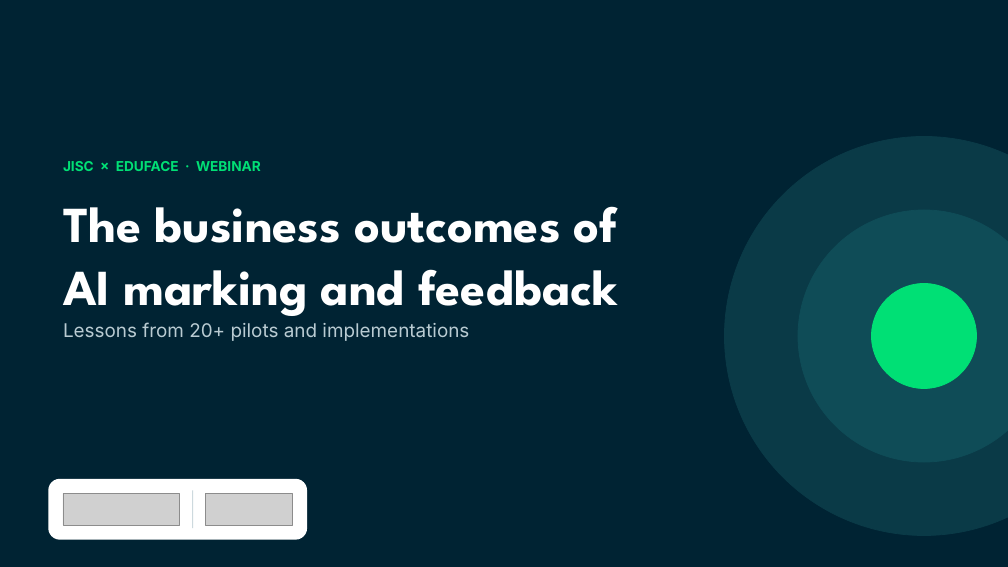
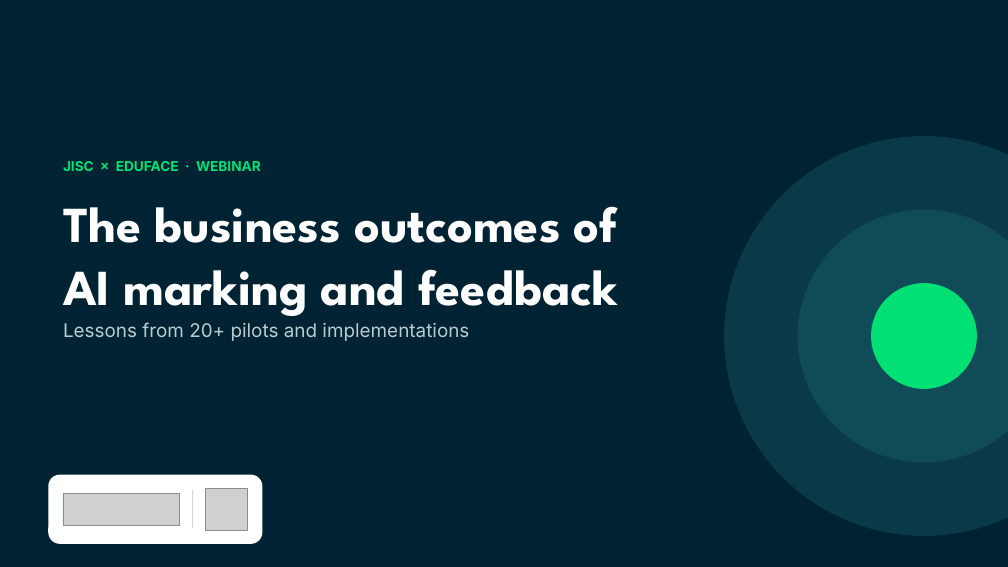
Before and after one commit to Dante-Eduface/Claude, a slide deck: slide 1 of GTM/Event manager/jisc-webinar/deck/jisc-webinar-bewerkbaar.pptx. Drawn at 1008x567 pixels with LibreOffice and Linux fonts; fonts in the diff are those of the drawing; grey boxes stand for pictures. Boxes give left, top, right and bottom in pixels: in the first picture for what was removed or moved away, otherwise in the second. Text is boxed around its words. In the diff, an @@ line names an element or a change of style, - is before the commit and + after.

```diff
--- a/GTM/Event manager/jisc-webinar/deck/jisc-webinar-bewerkbaar.pptx
+++ b/GTM/Event manager/jisc-webinar/deck/jisc-webinar-bewerkbaar.pptx
@@ rounded rectangle resized from (x1=48, y1=479, x2=307, y2=540) to (x1=48, y1=475, x2=262, y2=544) @@
@@ rounded rectangle at (x1=48, y1=475, x2=262, y2=544): proportions changed @@
@@ picture resized from (x1=206, y1=494, x2=293, y2=526) to (x1=206, y1=488, x2=247, y2=531) @@
```
Also in this commit, not shown: 36 other slides changed, 42 other files.
